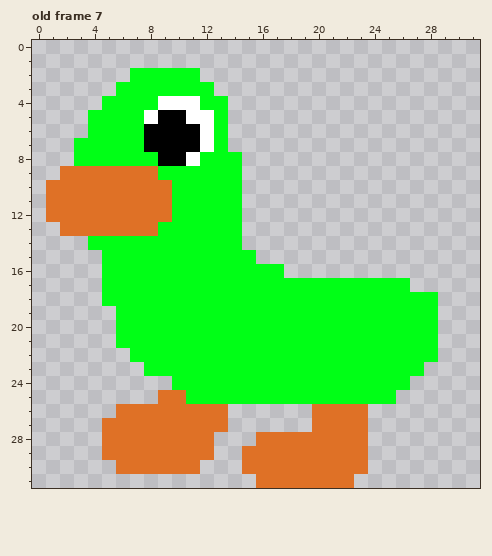
Two states of a pixel-art file, asesprite/goose_walk.aseprite. Above, as it was before the edit.
32x32 pixels, 7 frames. Pixels under 10% opacity are left out. Shown: old frame 7. The commit also changed other frames, which this record leaves out.
Now the later version:
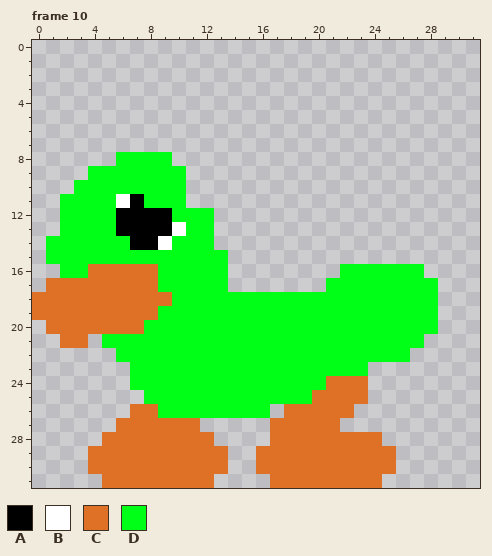
Palette (. is transparent): A #000000  B #ffffff  C #df7126  D #00ff16
A new or re-ordered frame is compared with the old frame closest to it.
From the commit log: feat: :sparkles: grey goose bossfight
Edits made:
frames 7 -> 11
--- frame 10 is new; against old frame 7
@@ x 0..31 @@
  1 ................................
- 2 .......DDDDD....................
- 3 ......DDDDDDD...................
- 4 .....DDDDBBBDD..................
- 5 ....DDDDBAABBD..................
- 6 ....DDDDAAAABD..................
- 7 ...DDDDDAAAABD..................
- 8 ...DDDDDDAABDDD.................
- 9 ..CCCCCCCDDDDDD.................
-10 .CCCCCCCCCDDDDD.................
-11 .CCCCCCCCCDDDDD.................
-12 .CCCCCCCCCDDDDD.................
-13 ..CCCCCCCDDDDDD.................
-14 ....DDDDDDDDDDD.................
-15 .....DDDDDDDDDDD................
-16 .....DDDDDDDDDDDDD..............
-17 .....DDDDDDDDDDDDDDDDDDDDDD.....
-18 .....DDDDDDDDDDDDDDDDDDDDDDDD...
-19 ......DDDDDDDDDDDDDDDDDDDDDDD...
-20 ......DDDDDDDDDDDDDDDDDDDDDDD...
-21 ......DDDDDDDDDDDDDDDDDDDDDDD...
-22 .......DDDDDDDDDDDDDDDDDDDDDD...
-23 ........DDDDDDDDDDDDDDDDDDDD....
-24 ..........DDDDDDDDDDDDDDDDD.....
-25 .........CCDDDDDDDDDDDDDDD......
-26 ......CCCCCCCC......CCCC........
-27 .....CCCCCCCCC......CCCC........
-28 .....CCCCCCCC...CCCCCCCC........
-29 .....CCCCCCCC..CCCCCCCCC........
-30 ......CCCCCC...CCCCCCCCC........
-31 ................CCCCCCC.........
+ 2 ................................
+ 3 ................................
+ 4 ................................
+ 5 ................................
+ 6 ................................
+ 7 ................................
+ 8 ......DDDD......................
+ 9 ....DDDDDDD.....................
+10 ...DDDDDDDD.....................
+11 ..DDDDBADDD.....................
+12 ..DDDDAAAADDD...................
+13 ..DDDDAAAABDD...................
+14 .DDDDDDAABDDD...................
+15 .DDDDDDDDDDDDD..................
+16 ..DDCCCCCDDDDD........DDDDDD....
+17 .CCCCCCCCDDDDD.......DDDDDDDD...
+18 CCCCCCCCCCDDDDDDDDDDDDDDDDDDD...
+19 CCCCCCCCCDDDDDDDDDDDDDDDDDDDD...
+20 .CCCCCCCDDDDDDDDDDDDDDDDDDDDD...
+21 ..CC.DDDDDDDDDDDDDDDDDDDDDDD....
+22 ......DDDDDDDDDDDDDDDDDDDDD.....
+23 .......DDDDDDDDDDDDDDDDD........
+24 .......DDDDDDDDDDDDDDCCC........
+25 ........DDDDDDDDDDDDCCCC........
+26 .......CCDDDDDDDD.CCCCC.........
+27 ......CCCCCC.....CCCCC..........
+28 .....CCCCCCCC....CCCCCCCC.......
+29 ....CCCCCCCCCC..CCCCCCCCCC......
+30 ....CCCCCCCCCC..CCCCCCCCCC......
+31 .....CCCCCCCC....CCCCCCCC.......
Pixel boxes of the changes (left, top, right, bottom) in both pictures:
changed: (32, 68, 438, 488)
